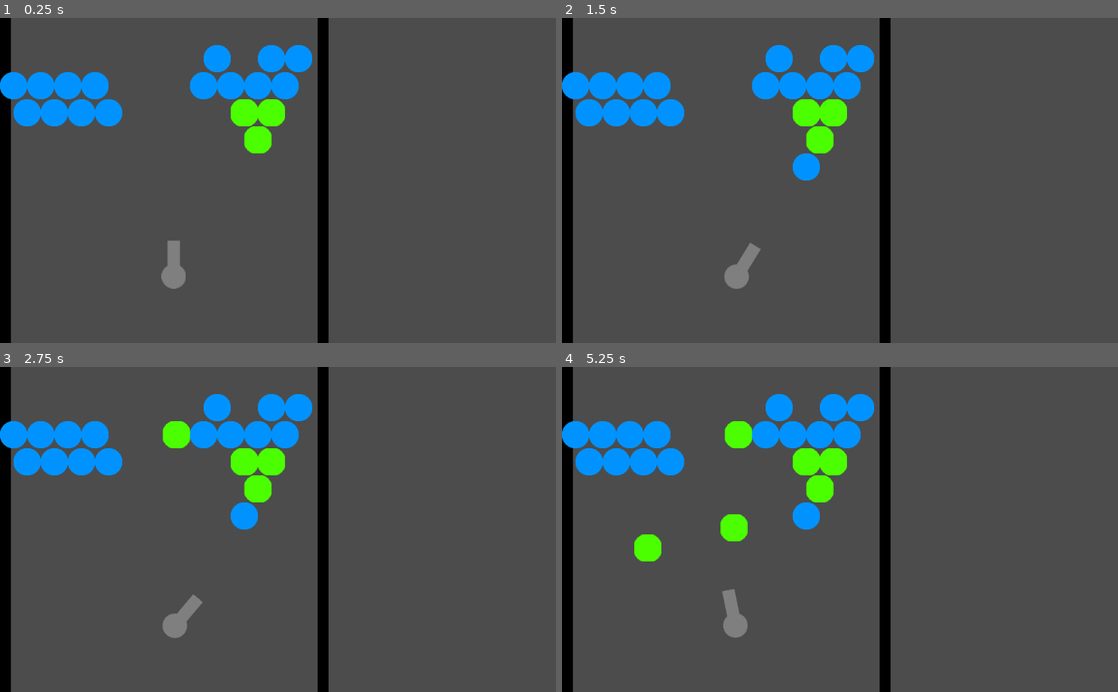
Above: before the commit, frames 1-4 (two rows, left to right).
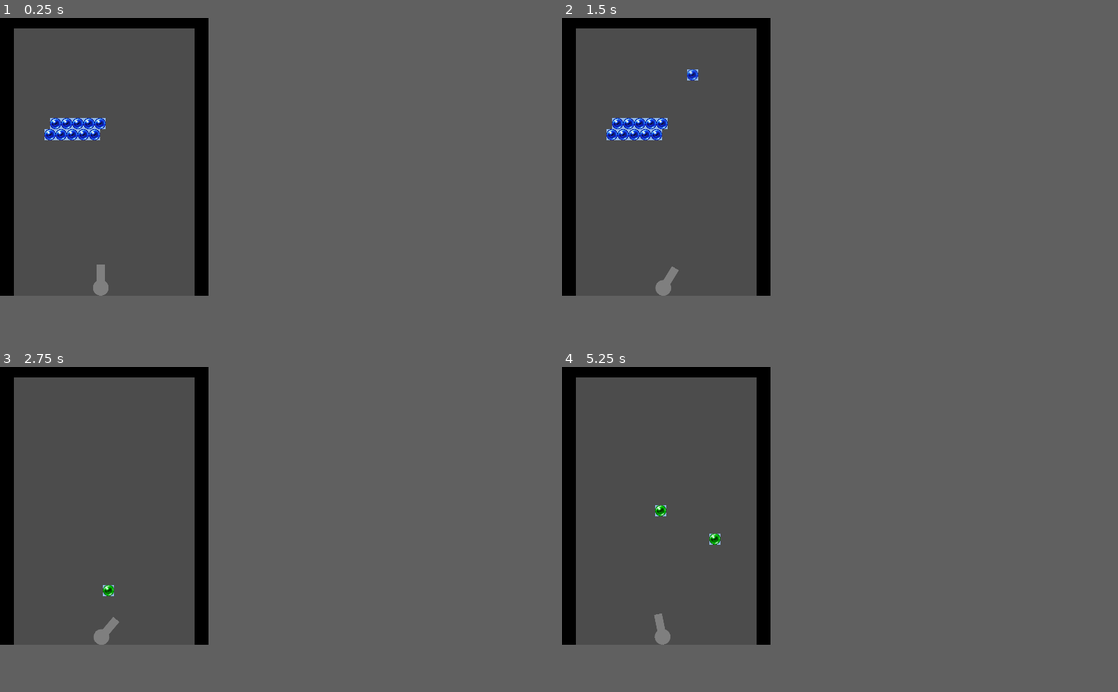
Above: after the commit, the same moments.

Repository: Demoli/Bobble
Game: Godot game, scene res://scenes/Level.tscn
Same seed, same stepped clock (60 frames per second), same inputs: the game is played once before the commit and once after it.
Inputs (mouse positions are in pixels of both pictures, inside the frame that each line leads up to):
- Up to frame 1 (0.25 s): no input
- Up to frame 2 (1.5 s): tap Enter at 0.5 s; move the mouse to (962, 164) at 0.52 s; hold D (rotate_right) 0.53-1.28 s; hold Space (fire) 0.53-1.28 s; click (962, 164) at 0.67 s; move the mouse to (728, 196) at 1.27 s; hold A (rotate_left) from 1.28 s (still down); tap Space (fire) at 1.35 s
- Up to frame 3 (2.75 s): move the mouse to (333, 458) at 2.02 s; release A (rotate_left) at 2.03 s; hold D (rotate_right) from 2.03 s (still down); hold Space (fire) from 2.03 s (still down)
- Up to frame 4 (5.25 s): move the mouse to (812, 594) at 2.77 s; release Space (fire) at 2.78 s; tap Space (fire) at 2.85, 4.35 s; click (812, 594) at 2.92 s; move the mouse to (1006, 578) at 3.52 s; release D (rotate_right) at 3.53 s; hold Space (fire) 3.53-4.28 s; hold A (rotate_left) from 3.53 s (still down); move the mouse to (673, 480) at 4.27 s; move the mouse to (867, 529) at 5.02 s; hold Space (fire) from 5.03 s (still down); click (867, 529) at 5.17 s
The window is 800x468 before the commit and 300x400 after it. Grey fills any space a smaller window leaves; there, only what the larger window draws over its background counts as a difference.

The runs differ from the first frame. In frame 1, 13% of the frame differs, in the area x 0-60%, y 0-100%; in frame 2, 13%; in frame 3, 13%; in frame 4, 14%.

Commit message:
Implement new tileseheet

Diff:
--- a/project.godot
+++ b/project.godot
@@ -41,6 +41,12 @@
 game_state="*res://autoload/game_state.gd"
 enums="*res://autoload/enums.gd"
 
+[display]
+
+window/size/width=300
+window/size/height=400
+window/size/resizable=false
+
 [input]
 
 rotate_left={
--- a/scenes/Bubble.gd
+++ b/scenes/Bubble.gd
@@ -62,7 +62,7 @@
 		var tile_pos = grid.world_to_map(position)
 
 		queue_free()
-
+		print(tile_pos,bubble_tileset.find_tile_by_name(color))
 		grid.set_cellv(tile_pos,bubble_tileset.find_tile_by_name(color))
 
 		grid.calculate_collision_deaths(tile_pos)
--- a/scenes/Bubble.tscn
+++ b/scenes/Bubble.tscn
@@ -4,7 +4,7 @@
 [ext_resource path="res://assets/bubbles/blue.png" type="Texture" id=2]
 
 [sub_resource type="CircleShape2D" id=1]
-radius = 26.7283
+radius = 8.38063
 
 [node name="Bubble" type="KinematicBody2D"]
 position = Vector2( 1, 0 )
--- a/scenes/BubbleGrid.tscn
+++ b/scenes/BubbleGrid.tscn
@@ -5,8 +5,8 @@
 
 [node name="BubbleTilemap" type="TileMap"]
 tile_set = ExtResource( 1 )
-cell_size = Vector2( 50, 50 )
+cell_size = Vector2( 16, 16 )
 cell_half_offset = 0
 format = 1
-tile_data = PoolIntArray( 65543, 0, 0, 65545, 0, 0, 65546, 0, 0, 131072, 0, 0, 131073, 0, 0, 131074, 0, 0, 131075, 0, 0, 131079, 0, 0, 131080, 0, 0, 131081, 0, 0, 131082, 0, 0, 196608, 0, 0, 196609, 0, 0, 196610, 0, 0, 196611, 0, 0, 196616, 1, 0, 196617, 1, 0, 262153, 1, 0 )
+tile_data = PoolIntArray( 589828, 0, 0, 589829, 0, 0, 589830, 0, 0, 589831, 0, 0, 589832, 0, 0, 655364, 0, 0, 655365, 0, 0, 655366, 0, 0, 655367, 0, 0, 655368, 0, 0 )
 script = ExtResource( 2 )
--- a/scenes/Cannon.gd
+++ b/scenes/Cannon.gd
@@ -13,7 +13,7 @@
 # var b = "text"
 
 func _ready():
-#	$ReloadTimer.wait_time = .1
+	$ReloadTimer.wait_time = 1
 	$ReloadTimer.start()
 
 func _process(delta):
--- a/scenes/Cannon.tscn
+++ b/scenes/Cannon.tscn
@@ -4,6 +4,7 @@
 [ext_resource path="res://scenes/Cannon.gd" type="Script" id=2]
 
 [node name="Cannon" type="Sprite"]
+scale = Vector2( 0.5, 0.5 )
 texture = ExtResource( 1 )
 offset = Vector2( 0, -25 )
 script = ExtResource( 2 )
--- a/scenes/Level.tscn
+++ b/scenes/Level.tscn
@@ -7,15 +7,15 @@
 [node name="Level" type="Node2D"]
 
 [node name="Cannon" parent="." instance=ExtResource( 1 )]
-position = Vector2( 320, 480 )
+position = Vector2( 145, 390 )
 
 [node name="LeftWall" parent="." instance=ExtResource( 2 )]
 
 [node name="TopWall" parent="." instance=ExtResource( 2 )]
-position = Vector2( 585, 0 )
+position = Vector2( 280, 0 )
 
 [node name="RightWall" parent="." instance=ExtResource( 2 )]
-position = Vector2( 595, -35 )
+position = Vector2( 595, -5 )
 rotation = 1.57079
 
 [node name="BubbleTilemap" parent="." instance=ExtResource( 3 )]
--- a/scenes/tilemap/BubblesTilemap.tres
+++ b/scenes/tilemap/BubblesTilemap.tres
@@ -1,37 +1,32 @@
-[gd_resource type="TileSet" load_steps=8 format=2]
+[gd_resource type="TileSet" load_steps=7 format=2]
 
 [ext_resource path="res://assets/bubbles/blue.png" type="Texture" id=1]
 [ext_resource path="res://assets/bubbles/green.png" type="Texture" id=2]
 [ext_resource path="res://assets/bubbles/red.png" type="Texture" id=3]
 
-[sub_resource type="NavigationPolygon" id=7]
-vertices = PoolVector2Array( 0, 0, 50, 0, 50, 50, 0, 50 )
-polygons = [ PoolIntArray( 0, 1, 2, 3 ) ]
+[sub_resource type="ConvexPolygonShape2D" id=1]
+points = PoolVector2Array( 0, 0, 16, 0, 16, 16, 0, 16 )
 
-[sub_resource type="ConvexPolygonShape2D" id=8]
-points = PoolVector2Array( 20, 0, 30, 0, 34, 2, 42, 6, 46, 12, 50, 18, 50, 30, 46, 38, 42, 44, 40, 46, 36, 48, 30, 50, 20, 50, 14, 48, 6, 42, 2, 36, 0, 30, 0, 18, 4, 12, 8, 6, 14, 2 )
+[sub_resource type="ConvexPolygonShape2D" id=2]
+points = PoolVector2Array( 0, 0, 16, 0, 16, 16, 0, 16 )
 
-[sub_resource type="ConvexPolygonShape2D" id=6]
-points = PoolVector2Array( 44, 8, 50, 16, 50, 34, 46, 40, 42, 46, 34, 50, 14, 50, 8, 46, 4, 40, 0, 34, 0, 16, 2, 12, 6, 8, 10, 4, 16, 0, 34, 0 )
-
-[sub_resource type="ConvexPolygonShape2D" id=4]
-points = PoolVector2Array( 0, 0, 50, 0, 50, 50, 0, 50 )
+[sub_resource type="ConvexPolygonShape2D" id=3]
+points = PoolVector2Array( 0, 0, 16, 0, 16, 16, 0, 16 )
 
 [resource]
 0/name = "blue"
 0/texture = ExtResource( 1 )
 0/tex_offset = Vector2( 0, 0 )
 0/modulate = Color( 1, 1, 1, 1 )
-0/region = Rect2( 0, 0, 50, 50 )
+0/region = Rect2( 0, 0, 16, 16 )
 0/tile_mode = 0
 0/occluder_offset = Vector2( 0, 0 )
 0/navigation_offset = Vector2( 0, 0 )
-0/navigation = SubResource( 7 )
 0/shapes = [ {
 "autotile_coord": Vector2( 0, 0 ),
 "one_way": false,
 "one_way_margin": 1.0,
-"shape": SubResource( 8 ),
+"shape": SubResource( 1 ),
 "shape_transform": Transform2D( 1, 0, 0, 1, 0, 0 )
 } ]
 0/z_index = 0
@@ -39,7 +34,7 @@
 1/texture = ExtResource( 2 )
 1/tex_offset = Vector2( 0, 0 )
 1/modulate = Color( 1, 1, 1, 1 )
-1/region = Rect2( 0, 0, 50, 50 )
+1/region = Rect2( 0, 0, 16, 16 )
 1/tile_mode = 0
 1/occluder_offset = Vector2( 0, 0 )
 1/navigation_offset = Vector2( 0, 0 )
@@ -47,7 +42,7 @@
 "autotile_coord": Vector2( 0, 0 ),
 "one_way": false,
 "one_way_margin": 1.0,
-"shape": SubResource( 6 ),
+"shape": SubResource( 2 ),
 "shape_transform": Transform2D( 1, 0, 0, 1, 0, 0 )
 } ]
 1/z_index = 0
@@ -55,7 +50,7 @@
 2/texture = ExtResource( 3 )
 2/tex_offset = Vector2( 0, 0 )
 2/modulate = Color( 1, 1, 1, 1 )
-2/region = Rect2( 0, 0, 50, 50 )
+2/region = Rect2( 0, 0, 16, 16 )
 2/tile_mode = 0
 2/occluder_offset = Vector2( 0, 0 )
 2/navigation_offset = Vector2( 0, 0 )
@@ -63,7 +58,7 @@
 "autotile_coord": Vector2( 0, 0 ),
 "one_way": false,
 "one_way_margin": 1.0,
-"shape": SubResource( 4 ),
+"shape": SubResource( 3 ),
 "shape_transform": Transform2D( 1, 0, 0, 1, 0, 0 )
 } ]
 2/z_index = 0
Not shown, added: assets/bubble_sheet.png.import
Binary file changed: assets/bubbles/blue.png
Binary file changed: assets/bubbles/green.png
Binary file changed: assets/bubbles/red.png
